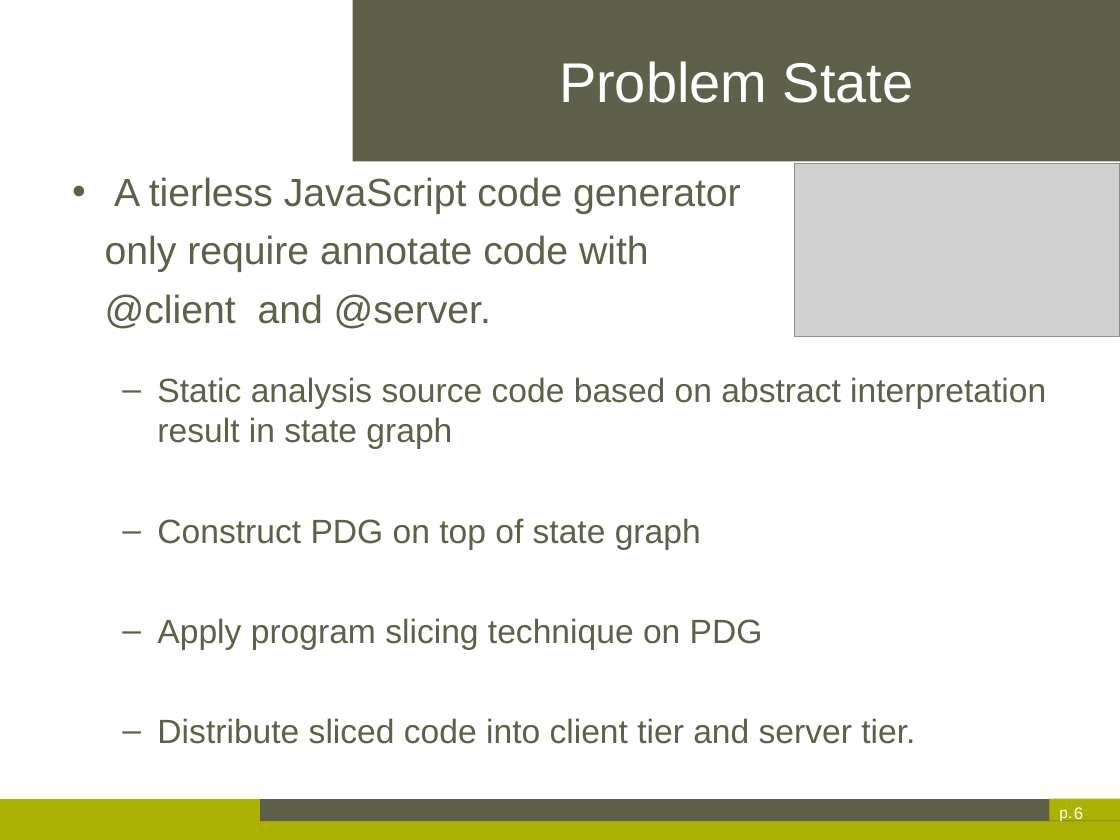
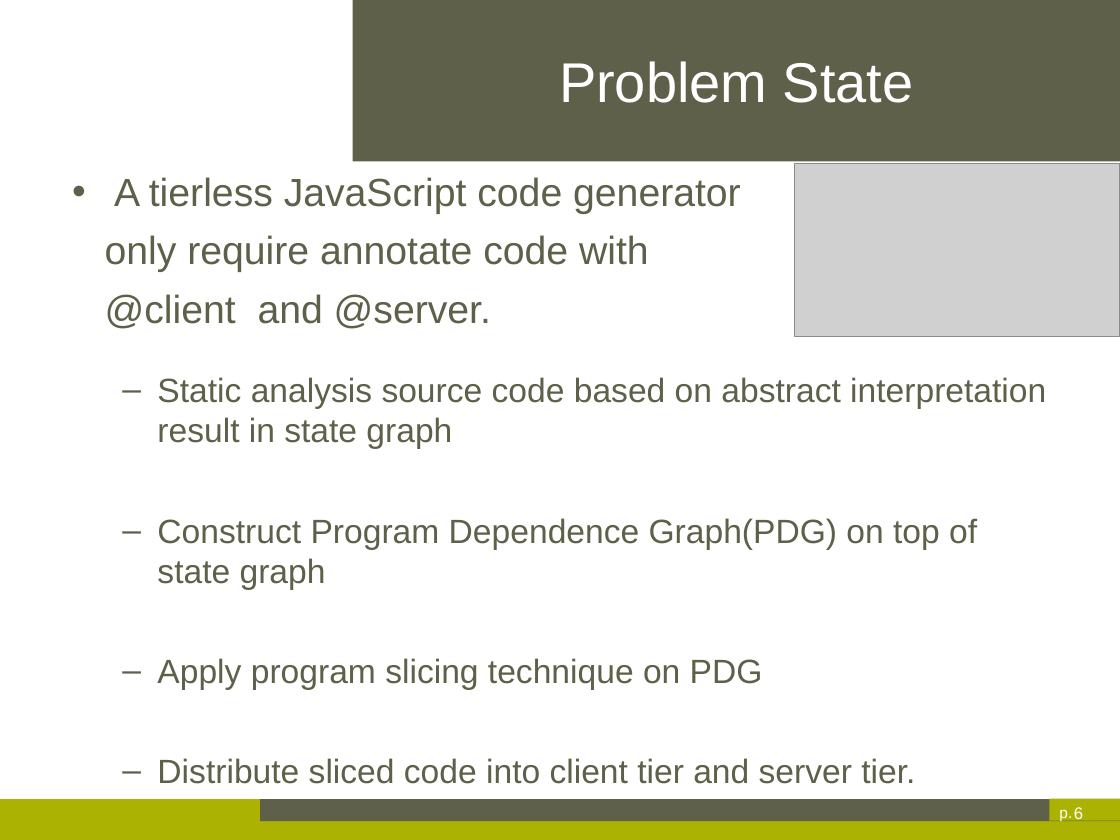
Before and after one commit to axrbao/Thesis-dessertation, a slide deck: slide 6 of Xinran AI-Thesis Presentation.pptx. Drawn at 1120x840 pixels with LibreOffice and Linux fonts; fonts in the diff are those of the drawing; grey boxes stand for pictures; background and template pictures are left out. Boxes give left, top, right and bottom in pixels: in the first picture for what was removed or moved away, otherwise in the second. Text is boxed around its words. In the diff, an @@ line names an element or a change of style, - is before the commit and + after.

```diff
--- a/Xinran AI-Thesis Presentation.pptx
+++ b/Xinran AI-Thesis Presentation.pptx
@@ text at (157,518,977,590): text changed @@
-  – Construct PDG on top of state graph
+  – Construct Program Dependence Graph(PDG) on top of state graph
```
Also in this commit, not shown: 16 other slides changed, 5 slides removed.
